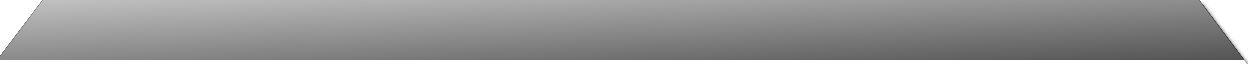
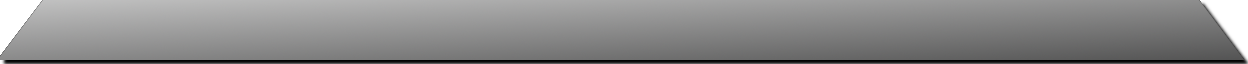
Before/after of a 1248 × 64 layered artwork. What changed in the layer stack:
moved "图层" above "Drop Shadow" over <box>1200,1,1244,60</box>
"Drop Shadow": opacity 60% → 100%, painted on it over <box>1,1,1248,64</box>
